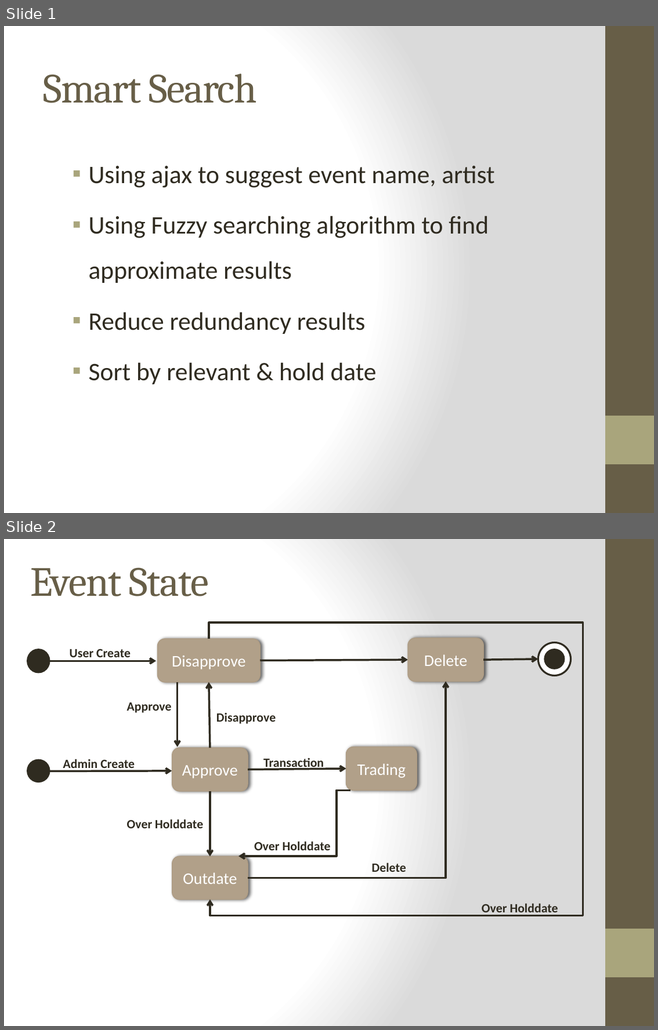
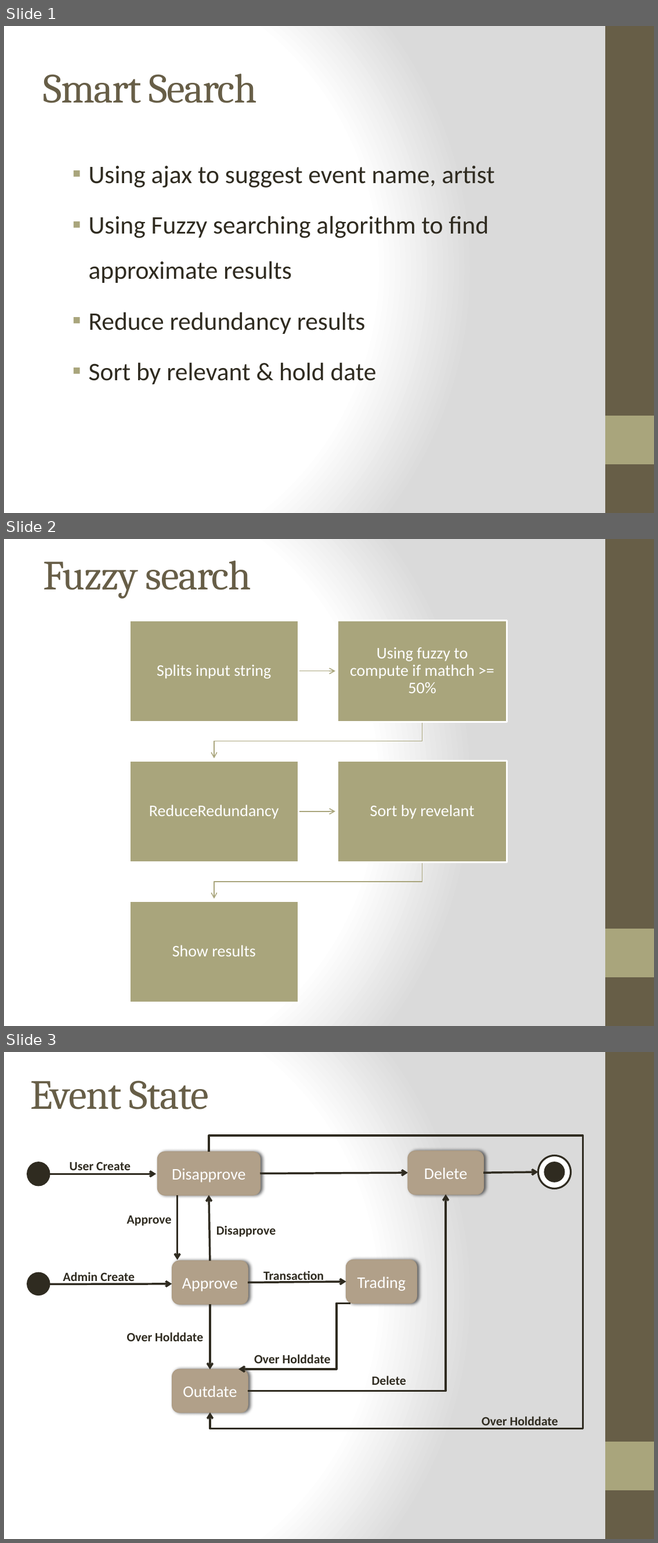
Before and after one commit to phonglk/fptu_capstone, a slide deck: Document/SubSlide.pptx. Shown one above the other, each under a label of ours: slides 1 and 2 before the commit, slides 1, 2 and 3 after it. The pictures are 658x1030 and 658x1543 pixels, drawn with LibreOffice and Linux fonts; fonts in the diff are those of the drawing. Boxes give left, top, right and bottom in pixels: in the first picture for what was removed or moved away, otherwise in the second. Text is boxed around its words. In the diff, an @@ line names an element or a change of style, - is before the commit and + after.

```diff
--- a/Document/SubSlide.pptx
+++ b/Document/SubSlide.pptx
@@ slide 2 added at (4, 539, 654, 1026), background gradient #FFFFFF to #DADADA; not listed: 2 template elements that a slide beside it also shows @@
@@ title added at (43, 560, 251, 598), 46 pt, text #675E47 @@
+Fuzzy search
@@ group added at (129, 620, 506, 1002): 5 rectangles, 5 texts, 4 freeform shapes @@
+Splits input string
+Using fuzzy to compute if mathch >= 50%
+ReduceRedundancy
+Sort by revelant
+Show results
@@ what was slide 2 is now slide 3 @@
```
